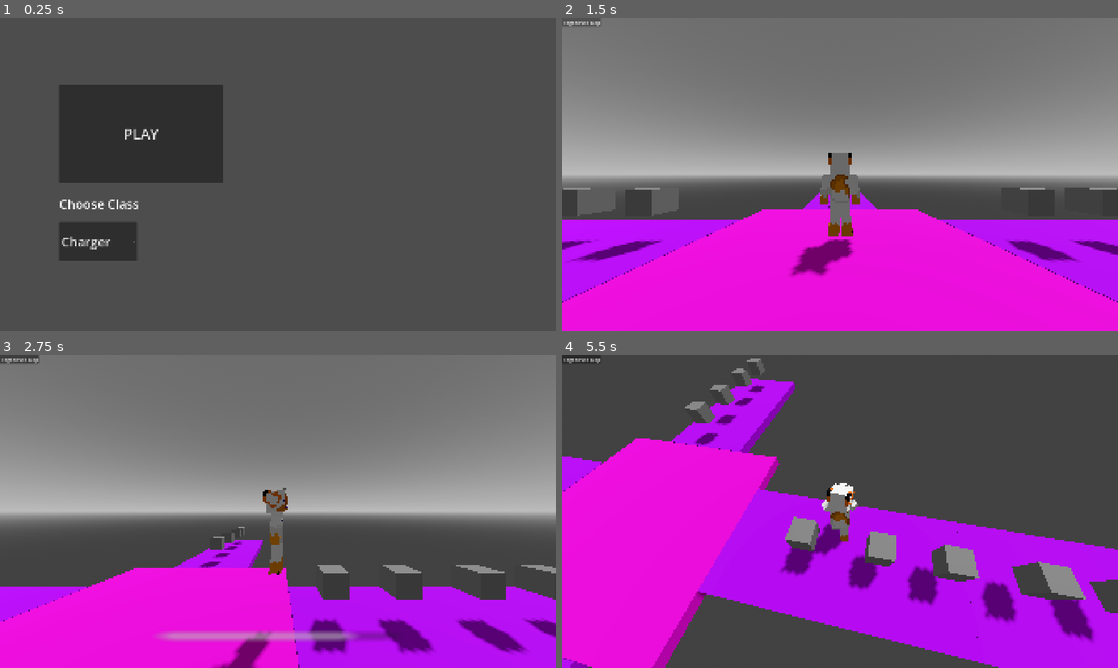
Above: before the commit, frames 1-4 (two rows, left to right).
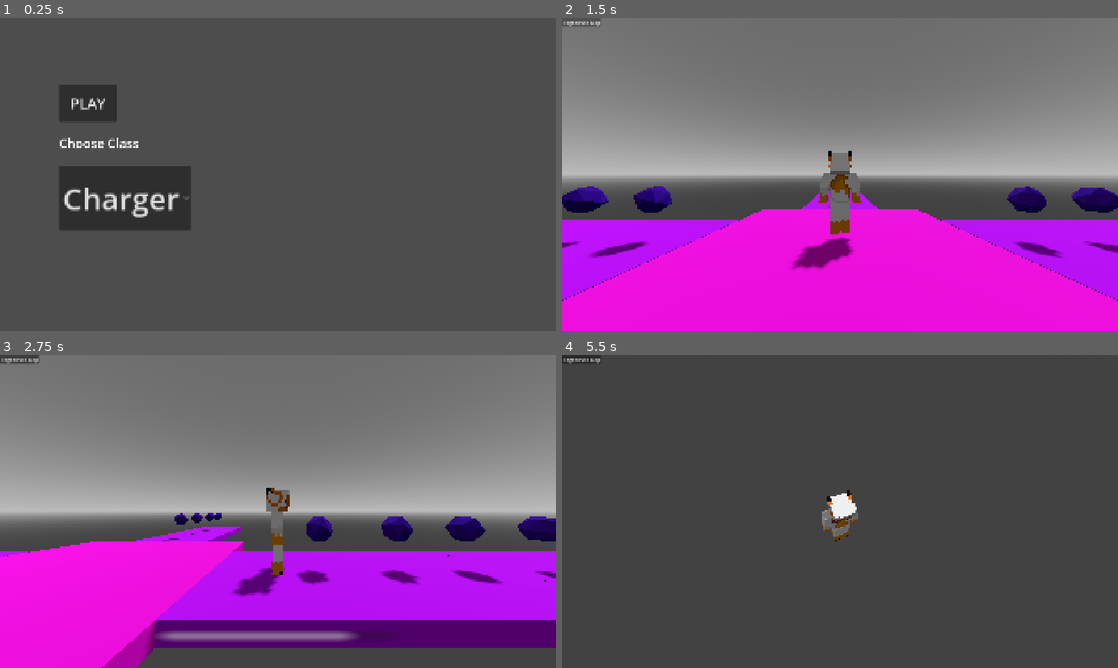
Above: after the commit, the same moments.

Repository: RayTK09/NullscapeFadingWorld
Game: Godot game, scene res://scenes/menu.tscn
The game is run twice, just before and just after one commit, with the same random seed, the same clock (stepped at 60 frames per second) and the same inputs.
Inputs (mouse positions are in pixels of both pictures, inside the frame that each line leads up to):
- Up to frame 1 (0.25 s): no input
- Up to frame 2 (1.5 s): click "PLAY" at 0.5 s; click "Regenerate Map" at 1.25 s
- Up to frame 3 (2.75 s): tap Enter at 2 s; move the mouse to (400, 495) at 2.02 s; hold D (Right) from 2.03 s (still down); hold E (Ability) from 2.03 s (still down); click (400, 495) at 2.17 s; tap Space (Jump) at 2.27 s
- Up to frame 4 (5.5 s): move the mouse to (728, 527) at 2.77 s; release D (Right) at 2.78 s; release E (Ability) at 2.78 s; hold S (Backward) 2.78-3.53 s; tap E (Ability) at 2.85, 4.55 s; tap Space (Jump) at 3.02, 4.52, 5.27 s; move the mouse to (895, 442) at 3.52 s; hold D (Right) 3.53-4.28 s; hold E (Ability) 3.53-4.28 s; tap N (unlock Mouse) at 3.6 s; move the mouse to (834, 517) at 4.27 s; hold W (Forward) from 4.28 s (still down); tap Mouse wheel up (zoomIn) at 4.35 s; move the mouse to (878, 514) at 5.02 s; hold E (Ability) from 5.03 s (still down); tap Mouse wheel down (zoomOut) at 5.1 s

The runs differ from the first frame. In frame 1, 11% of the frame differs, in the area x 10-41%, y 21-78%; in frame 2, 3.8%; in frame 3, 28%; in frame 4, 50%, in the area x 0-100%, y 1-100%.

Commit message:
added golden gifts and collapse indicators + bug fixes

Diff:
--- a/scenes/Tiles/corner_tile_left.tscn
+++ b/scenes/Tiles/corner_tile_left.tscn
@@ -3,6 +3,7 @@
 [ext_resource type="Script" uid="uid://82dqv0nxwmix" path="res://scripts/tileScripts/Tile.gd" id="1_kwor3"]
 [ext_resource type="PackedScene" uid="uid://cadmlxx4t8pmk" path="res://scenes/gifts.tscn" id="2_k37gc"]
 [ext_resource type="PackedScene" uid="uid://so4jofblx524" path="res://assets/tiles/cornerTileLeft.gltf" id="2_l2mqe"]
+[ext_resource type="PackedScene" uid="uid://n0gto10t2xj0" path="res://scenes/golden_gifts.tscn" id="3_11qbd"]
 [ext_resource type="Script" uid="uid://dj48ufyectjos" path="res://scripts/tileScripts/connectorNode.gd" id="3_clc6f"]
 [ext_resource type="ArrayMesh" uid="uid://bwdqirb4v2vxj" path="res://assets/other/new_array_mesh.tres" id="5_is7h5"]
 
@@ -65,6 +66,31 @@
 [node name="gifts7" parent="control/tileGifts" unique_id=1353893875 instance=ExtResource("2_k37gc")]
 transform = Transform3D(0.33333334, 0, 0, 0, 3.3333333, 0, 0, 0, 0.33333334, 1, 3.333, -1.2663332)
 
+[node name="goldenGifts" type="Node3D" parent="control" unique_id=1951566933]
+transform = Transform3D(-6, 0, 2.6226832e-07, 0, 0.3, 0, -5.2453663e-07, 0, -3, 0.6, 0, -1.0490733e-07)
+visible = false
+
+[node name="goldenGifts" parent="control/goldenGifts" unique_id=1343070332 instance=ExtResource("3_11qbd")]
+transform = Transform3D(0.167, 0, 0, 0, 3.333, 0, 0, 0, 0.333, 0.18330002, 3.333, 0)
+
+[node name="goldenGifts2" parent="control/goldenGifts" unique_id=870382212 instance=ExtResource("3_11qbd")]
+transform = Transform3D(0.167, 0, 0, 0, 3.3330002, 0, 0, 0, 0.333, 6.663799e-05, 3.3330002, 0)
+
+[node name="goldenGifts3" parent="control/goldenGifts" unique_id=845374594 instance=ExtResource("3_11qbd")]
+transform = Transform3D(0.167, 0, 0, 0, 3.3330002, 0, 0, 0, 0.333, -0.19980001, 3.3330002, 0)
+
+[node name="goldenGifts4" parent="control/goldenGifts" unique_id=1993873626 instance=ExtResource("3_11qbd")]
+transform = Transform3D(0.167, 0, 0, 0, 3.3330002, 0, 0, 0, 0.333, -0.39973336, 3.3330002, 0)
+
+[node name="goldenGifts5" parent="control/goldenGifts" unique_id=465052463 instance=ExtResource("3_11qbd")]
+transform = Transform3D(0.167, 0, 0, 0, 3.3330002, 0, 0, 0, 0.333, -0.39973336, 3.3330002, 0.43290004)
+
+[node name="goldenGifts6" parent="control/goldenGifts" unique_id=1867663684 instance=ExtResource("3_11qbd")]
+transform = Transform3D(0.167, 0, 0, 0, 3.3330002, 0, 0, 0, 0.333, -0.39973336, 3.3330002, 0.8658001)
+
+[node name="goldenGifts7" parent="control/goldenGifts" unique_id=31833496 instance=ExtResource("3_11qbd")]
+transform = Transform3D(0.167, 0, 0, 0, 3.3330002, 0, 0, 0, 0.333, -0.39973336, 3.3330002, 1.2654002)
+
 [node name="connectors" type="Node3D" parent="control" unique_id=2020960232]
 
 [node name="connectorNodeEnd" type="Marker3D" parent="control/connectors" unique_id=632943027]
--- a/scenes/Tiles/corner_tile_right.tscn
+++ b/scenes/Tiles/corner_tile_right.tscn
@@ -4,6 +4,7 @@
 [ext_resource type="PackedScene" uid="uid://cbbtaxw6cvmef" path="res://assets/tiles/cornerTileRight.gltf" id="2_25fy5"]
 [ext_resource type="PackedScene" uid="uid://cadmlxx4t8pmk" path="res://scenes/gifts.tscn" id="2_v8bcu"]
 [ext_resource type="Script" uid="uid://dj48ufyectjos" path="res://scripts/tileScripts/connectorNode.gd" id="3_6eaxh"]
+[ext_resource type="PackedScene" uid="uid://n0gto10t2xj0" path="res://scenes/golden_gifts.tscn" id="3_mh6xd"]
 [ext_resource type="ArrayMesh" uid="uid://bwdqirb4v2vxj" path="res://assets/other/new_array_mesh.tres" id="5_htit2"]
 
 [sub_resource type="BoxShape3D" id="BoxShape3D_v8bcu"]
@@ -65,6 +66,31 @@
 [node name="gifts7" parent="control/tileGifts" unique_id=1186003208 instance=ExtResource("2_v8bcu")]
 transform = Transform3D(0.33333334, 0, 0, 0, 3.3333333, 0, 0, 0, 0.33333334, 1, 3.3333333, 1.3000002)
 
+[node name="goldenGifts" type="Node3D" parent="control" unique_id=1951193665]
+transform = Transform3D(-2.6226832e-07, 0, -3, 0, 0.3, 0, 6, 0, -1.3113416e-07, 3, 0, 2.4)
+visible = false
+
+[node name="goldenGifts" parent="control/goldenGifts" unique_id=1343070332 instance=ExtResource("3_mh6xd")]
+transform = Transform3D(0.167, 0, 0, 0, 3.333, 0, 0, 0, 0.333, 0.25010002, 3.333, 0)
+
+[node name="goldenGifts2" parent="control/goldenGifts" unique_id=1614554739 instance=ExtResource("3_mh6xd")]
+transform = Transform3D(0.167, 0, 0, 0, 3.3330002, 0, 0, 0, 0.333, 0.05016664, 3.3330002, 0)
+
+[node name="goldenGifts3" parent="control/goldenGifts" unique_id=1827051840 instance=ExtResource("3_mh6xd")]
+transform = Transform3D(0.167, 0, 0, 0, 3.3330002, 0, 0, 0, 0.333, -0.18310001, 3.3330002, 0)
+
+[node name="goldenGifts4" parent="control/goldenGifts" unique_id=156012387 instance=ExtResource("3_mh6xd")]
+transform = Transform3D(0.167, 0, 0, 0, 3.3330002, 0, 0, 0, 0.333, -0.39973336, 3.3330002, 0)
+
+[node name="goldenGifts5" parent="control/goldenGifts" unique_id=335437794 instance=ExtResource("3_mh6xd")]
+transform = Transform3D(0.167, 0, 0, 0, 3.3330002, 0, 0, 0, 0.333, -0.39973336, 3.3330002, 0.43290004)
+
+[node name="goldenGifts6" parent="control/goldenGifts" unique_id=855865837 instance=ExtResource("3_mh6xd")]
+transform = Transform3D(0.167, 0, 0, 0, 3.3330002, 0, 0, 0, 0.333, -0.39973336, 3.3330002, 0.8658001)
+
+[node name="goldenGifts7" parent="control/goldenGifts" unique_id=1552014773 instance=ExtResource("3_mh6xd")]
+transform = Transform3D(0.167, 0, 0, 0, 3.3330002, 0, 0, 0, 0.333, -0.39973336, 3.3330002, 1.2654002)
+
 [node name="connectors" type="Node3D" parent="control" unique_id=1673980435]
 
 [node name="connectorNodeEnd" type="Marker3D" parent="control/connectors" unique_id=1415715723]
--- a/scenes/Tiles/plus.tscn
+++ b/scenes/Tiles/plus.tscn
@@ -4,6 +4,7 @@
 [ext_resource type="PackedScene" uid="uid://vbc8ilx2wh25" path="res://assets/tiles/plusTile.gltf" id="2_lrsl3"]
 [ext_resource type="Script" uid="uid://dj48ufyectjos" path="res://scripts/tileScripts/connectorNode.gd" id="3_lrsl3"]
 [ext_resource type="PackedScene" uid="uid://cadmlxx4t8pmk" path="res://scenes/gifts.tscn" id="4_gshvx"]
+[ext_resource type="PackedScene" uid="uid://n0gto10t2xj0" path="res://scenes/golden_gifts.tscn" id="5_dllo8"]
 [ext_resource type="ArrayMesh" uid="uid://bwdqirb4v2vxj" path="res://assets/other/new_array_mesh.tres" id="5_rcukl"]
 
 [sub_resource type="BoxShape3D" id="BoxShape3D_2qw5g"]
@@ -62,42 +63,98 @@
 
 [node name="gifts" parent="control/tileGifts" unique_id=1537245553 instance=ExtResource("4_gshvx")]
 transform = Transform3D(0.16666667, 0, 0, 0, 3.3333333, 0, 0, 0, 0.33333334, 0.36666667, 3.3333333, 0)
+giftType = "gift"
 
 [node name="gifts2" parent="control/tileGifts" unique_id=988343903 instance=ExtResource("4_gshvx")]
 transform = Transform3D(0.16666667, 0, 0, 0, 3.3333333, 0, 0, 0, 0.33333334, 0.13333333, 3.3333333, 0)
+giftType = "gift"
 
 [node name="gifts3" parent="control/tileGifts" unique_id=102047153 instance=ExtResource("4_gshvx")]
 transform = Transform3D(0.16666667, 0, 0, 0, 3.3333333, 0, 0, 0, 0.33333334, -0.08333333, 3.3333333, 0)
+giftType = "gift"
 
 [node name="gifts4" parent="control/tileGifts" unique_id=1378050975 instance=ExtResource("4_gshvx")]
 transform = Transform3D(0.16666667, 0, 0, 0, 3.3333333, 0, 0, 0, 0.33333334, -0.29999998, 3.3333333, 0)
+giftType = "gift"
 
 [node name="gifts5" parent="control/tileGifts" unique_id=1552820481 instance=ExtResource("4_gshvx")]
 transform = Transform3D(0.16666667, 0, 0, 0, 3.3333333, 0, 0, 0, 0.33333334, -0.49999994, 3.3333333, 0)
+giftType = "gift"
 
 [node name="gifts6" parent="control/tileGifts" unique_id=149879007 instance=ExtResource("4_gshvx")]
 transform = Transform3D(0.16666667, 0, 0, 0, 3.3333333, 0, 0, 0, 0.33333334, -0.73333323, 3.3333333, 0)
+giftType = "gift"
 
 [node name="gifts7" parent="control/tileGifts" unique_id=364035405 instance=ExtResource("4_gshvx")]
 transform = Transform3D(0.16666667, 0, -8.881784e-16, 0, 3.3333333, 0, 1.7763568e-15, 0, 0.33333334, -0.9333333, 3.3333333, 1.4210855e-14)
+giftType = "gift"
 
 [node name="gifts8" parent="control/tileGifts" unique_id=927444627 instance=ExtResource("4_gshvx")]
 transform = Transform3D(0.16666667, 0, 0, 0, 3.3333333, 0, 0, 0, 0.33333334, -0.29999992, 3.3333333, 0.43333337)
+giftType = "gift"
 
 [node name="gifts9" parent="control/tileGifts" unique_id=1246269995 instance=ExtResource("4_gshvx")]
 transform = Transform3D(0.16666667, 0, 0, 0, 3.3333333, 0, 0, 0, 0.33333334, -0.29999983, 3.3333333, 0.9333334)
+giftType = "gift"
 
 [node name="gifts10" parent="control/tileGifts" unique_id=1287734286 instance=ExtResource("4_gshvx")]
 transform = Transform3D(0.16666667, 0, -8.881784e-16, 0, 3.3333333, 0, 1.7763568e-15, 0, 0.33333334, -0.29999986, 3.3333333, 1.3)
+giftType = "gift"
 
 [node name="gifts11" parent="control/tileGifts" unique_id=976480475 instance=ExtResource("4_gshvx")]
 transform = Transform3D(0.16666667, 0, 0, 0, 3.3333333, 0, 0, 0, 0.33333334, -0.29999992, 3.3333333, -1.3000001)
+giftType = "gift"
 
 [node name="gifts12" parent="control/tileGifts" unique_id=1915701842 instance=ExtResource("4_gshvx")]
 transform = Transform3D(0.16666667, 0, 0, 0, 3.3333333, 0, 0, 0, 0.33333334, -0.29999983, 3.3333333, -0.86666673)
+giftType = "gift"
 
 [node name="gifts13" parent="control/tileGifts" unique_id=927048389 instance=ExtResource("4_gshvx")]
 transform = Transform3D(0.16666667, 0, -8.881784e-16, 0, 3.3333333, 0, 1.7763568e-15, 0, 0.33333334, -0.29999986, 3.3333333, -0.43333352)
+giftType = "gift"
+
+[node name="goldenGifts" type="Node3D" parent="control" unique_id=870861200]
+transform = Transform3D(-6, 0, 2.6226832e-07, 0, 0.3, 0, -5.2453663e-07, 0, -3, -2.4, 0, -1.5000004)
+visible = false
+
+[node name="goldenGifts" parent="control/goldenGifts" unique_id=1343070332 instance=ExtResource("5_dllo8")]
+transform = Transform3D(0.167, 0, 0, 0, 3.333, 0, 0, 0, 0.333, 0.26, 3.333, 0)
+
+[node name="goldenGifts2" parent="control/goldenGifts" unique_id=1523611801 instance=ExtResource("5_dllo8")]
+transform = Transform3D(0.167, 0, 0, 0, 3.333, 0, 0, 0, 0.333, 0.026199996, 3.333, 0)
+
+[node name="goldenGifts3" parent="control/goldenGifts" unique_id=1608304890 instance=ExtResource("5_dllo8")]
+transform = Transform3D(0.167, 0, 0, 0, 3.333, 0, 0, 0, 0.333, -0.19090001, 3.333, 0)
+
+[node name="goldenGifts4" parent="control/goldenGifts" unique_id=650161584 instance=ExtResource("5_dllo8")]
+transform = Transform3D(0.167, 0, 0, 0, 3.333, 0, 0, 0, 0.333, -0.40800002, 3.333, 0)
+
+[node name="goldenGifts8" parent="control/goldenGifts" unique_id=1794917403 instance=ExtResource("5_dllo8")]
+transform = Transform3D(0.167, 0, 0, 0, 3.333, 0, 0, 0, 0.333, -0.40800002, 3.333, -0.43290004)
+
+[node name="goldenGifts9" parent="control/goldenGifts" unique_id=1564269371 instance=ExtResource("5_dllo8")]
+transform = Transform3D(0.167, 0, 0, 0, 3.333, 0, 0, 0, 0.333, -0.40800002, 3.333, -0.8658001)
+
+[node name="goldenGifts10" parent="control/goldenGifts" unique_id=96768446 instance=ExtResource("5_dllo8")]
+transform = Transform3D(0.167, 0, 0, 0, 3.333, 0, 0, 0, 0.333, -0.40800002, 3.333, -1.2987001)
+
+[node name="goldenGifts11" parent="control/goldenGifts" unique_id=718048076 instance=ExtResource("5_dllo8")]
+transform = Transform3D(0.167, 0, 0, 0, 3.333, 0, 0, 0, 0.333, -0.40800002, 3.333, 0.43290007)
+
+[node name="goldenGifts12" parent="control/goldenGifts" unique_id=1364410255 instance=ExtResource("5_dllo8")]
+transform = Transform3D(0.167, 0, 0, 0, 3.333, 0, 0, 0, 0.333, -0.40800002, 3.333, 0.9324001)
+
+[node name="goldenGifts13" parent="control/goldenGifts" unique_id=1924313946 instance=ExtResource("5_dllo8")]
+transform = Transform3D(0.167, 0, 0, 0, 3.333, 0, 0, 0, 0.333, -0.40800002, 3.333, 1.2987001)
+
+[node name="goldenGifts5" parent="control/goldenGifts" unique_id=1174407496 instance=ExtResource("5_dllo8")]
+transform = Transform3D(0.167, 0, 0, 0, 3.333, 0, 0, 0, 0.333, -0.60840005, 3.333, 0)
+
+[node name="goldenGifts6" parent="control/goldenGifts" unique_id=1313731332 instance=ExtResource("5_dllo8")]
+transform = Transform3D(0.167, 0, 0, 0, 3.333, 0, 0, 0, 0.333, -0.84220004, 3.333, 0)
+
+[node name="goldenGifts7" parent="control/goldenGifts" unique_id=1262688680 instance=ExtResource("5_dllo8")]
+transform = Transform3D(0.167, 0, 0, 0, 3.333, 0, 0, 0, 0.333, -1.0426, 3.333, 0)
 
 [node name="GPUParticles3D" type="GPUParticles3D" parent="control" unique_id=1266593301]
 transform = Transform3D(1, 0, 0, 0, 1, 0, 0, 0, 1, 0, 0, -1.5)
--- a/scenes/Tiles/straightTile.tscn
+++ b/scenes/Tiles/straightTile.tscn
@@ -3,6 +3,7 @@
 [ext_resource type="Script" uid="uid://82dqv0nxwmix" path="res://scripts/tileScripts/Tile.gd" id="1_le08w"]
 [ext_resource type="PackedScene" uid="uid://p0gxfv2i60ex" path="res://assets/tiles/straightTile.gltf" id="2_bmdr2"]
 [ext_resource type="PackedScene" uid="uid://cadmlxx4t8pmk" path="res://scenes/gifts.tscn" id="2_ds77n"]
+[ext_resource type="PackedScene" uid="uid://n0gto10t2xj0" path="res://scenes/golden_gifts.tscn" id="3_ky3rk"]
 [ext_resource type="Script" uid="uid://dj48ufyectjos" path="res://scripts/tileScripts/connectorNode.gd" id="4_3n3u7"]
 [ext_resource type="ArrayMesh" uid="uid://bwdqirb4v2vxj" path="res://assets/other/new_array_mesh.tres" id="5_cs03i"]
 
@@ -35,15 +36,35 @@
 
 [node name="gifts" parent="control/tileGifts" unique_id=1537245553 instance=ExtResource("2_ds77n")]
 transform = Transform3D(0.16666667, 0, 0, 0, 3.3333333, 0, 0, 0, 0.33333334, 0.36666667, 3.3333333, 0)
+giftType = "gift"
 
 [node name="gifts2" parent="control/tileGifts" unique_id=1711935490 instance=ExtResource("2_ds77n")]
 transform = Transform3D(0.16666667, 0, 0, 0, 3.3333333, 0, 0, 0, 0.33333334, 0.13333333, 3.3333333, 0)
+giftType = "gift"
 
 [node name="gifts3" parent="control/tileGifts" unique_id=1329220183 instance=ExtResource("2_ds77n")]
 transform = Transform3D(0.16666667, 0, 0, 0, 3.3333333, 0, 0, 0, 0.33333334, -0.13333333, 3.3333333, 0)
+giftType = "gift"
 
 [node name="gifts4" parent="control/tileGifts" unique_id=1879347988 instance=ExtResource("2_ds77n")]
 transform = Transform3D(0.16666667, 0, 0, 0, 3.3333333, 0, 0, 0, 0.33333334, -0.36666662, 3.3333333, 0)
+giftType = "gift"
+
+[node name="goldenGifts" type="Node3D" parent="control" unique_id=738092305]
+transform = Transform3D(6, 0, 0, 0, 0.3, 0, 0, 0, 3, 0, 0, 0)
+visible = false
+
+[node name="goldenGifts" parent="control/goldenGifts" unique_id=1343070332 instance=ExtResource("3_ky3rk")]
+transform = Transform3D(0.167, 0, 0, 0, 3.333, 0, 0, 0, 0.333, 0.367, 3.333, 0)
+
+[node name="goldenGifts2" parent="control/goldenGifts" unique_id=412613933 instance=ExtResource("3_ky3rk")]
+transform = Transform3D(0.167, 0, 0, 0, 3.3330002, 0, 0, 0, 0.333, 0.13366663, 3.3330002, 0)
+
+[node name="goldenGifts3" parent="control/goldenGifts" unique_id=1041155421 instance=ExtResource("3_ky3rk")]
+transform = Transform3D(0.167, 0, 0, 0, 3.3330002, 0, 0, 0, 0.333, -0.13300002, 3.3330002, 0)
+
+[node name="goldenGifts4" parent="control/goldenGifts" unique_id=133878548 instance=ExtResource("3_ky3rk")]
+transform = Transform3D(0.167, 0, 0, 0, 3.3330002, 0, 0, 0, 0.333, -0.36633337, 3.3330002, 0)
 
 [node name="connectors" type="Node3D" parent="control" unique_id=2107940496]
 
@@ -62,6 +83,5 @@
 explosiveness = 0.05
 randomness = 1.0
 fixed_fps = 0
-visibility_aabb = AABB(-54, -54, -54, 100, 100, 100)
 process_material = SubResource("ParticleProcessMaterial_cs03i")
 draw_pass_1 = ExtResource("5_cs03i")
--- a/scenes/gifts.tscn
+++ b/scenes/gifts.tscn
@@ -1,8 +1,7 @@
 [gd_scene format=3 uid="uid://cadmlxx4t8pmk"]
 
 [ext_resource type="Script" uid="uid://dlf0jamcqfwjx" path="res://scripts/tileScripts/gifts.gd" id="1_k2biq"]
-
-[sub_resource type="BoxMesh" id="BoxMesh_78ya6"]
+[ext_resource type="PackedScene" uid="uid://ccxqyyihyem8d" path="res://assets/morbs/hope.gltf" id="2_x4ge6"]
 
 [sub_resource type="BoxShape3D" id="BoxShape3D_2qw5g"]
 
@@ -12,8 +11,8 @@
 [node name="control" type="Node3D" parent="." unique_id=1780919408]
 transform = Transform3D(0.5, 0, 0, 0, 0.5, 0, 0, 0, 0.5, 0, 0, 0)
 
-[node name="MeshInstance3D" type="MeshInstance3D" parent="control" unique_id=961427540]
-mesh = SubResource("BoxMesh_78ya6")
+[node name="blockbench_export" parent="control" unique_id=1655331622 instance=ExtResource("2_x4ge6")]
+transform = Transform3D(3, 0, 0, 0, 3, 0, 0, 0, 3, 0, 0, 0)
 
 [node name="Area3D" type="Area3D" parent="control" unique_id=1552779513]
 collision_layer = 0
@@ -21,5 +20,3 @@
 
 [node name="CollisionShape3D" type="CollisionShape3D" parent="control/Area3D" unique_id=406281964]
 shape = SubResource("BoxShape3D_2qw5g")
-
-[connection signal="body_entered" from="control/Area3D" to="." method="_on_area_3d_body_entered"]
--- /dev/null
+++ b/scenes/golden_gifts.tscn
@@ -0,0 +1,23 @@
+[gd_scene format=3 uid="uid://n0gto10t2xj0"]
+
+[ext_resource type="PackedScene" uid="uid://c6e3jqr5oakco" path="res://assets/morbs/fleetingFate.gltf" id="1_uomfh"]
+[ext_resource type="Script" uid="uid://dlf0jamcqfwjx" path="res://scripts/tileScripts/gifts.gd" id="1_yj0ip"]
+
+[sub_resource type="BoxShape3D" id="BoxShape3D_yj0ip"]
+
+[node name="goldenGifts" type="Node3D" unique_id=1343070332]
+script = ExtResource("1_yj0ip")
+giftType = "goldenGift"
+
+[node name="control" type="Node3D" parent="." unique_id=360802296]
+transform = Transform3D(0.5, 0, 0, 0, 0.5, 0, 0, 0, 0.5, 0, 0, 0)
+
+[node name="Area3D" type="Area3D" parent="control" unique_id=2081997647]
+collision_layer = 0
+collision_mask = 4
+
+[node name="CollisionShape3D" type="CollisionShape3D" parent="control/Area3D" unique_id=1827400980]
+shape = SubResource("BoxShape3D_yj0ip")
+
+[node name="blockbench_export" parent="control" unique_id=645407090 instance=ExtResource("1_uomfh")]
+transform = Transform3D(2.19, 0, 0, 0, 2.19, 0, 0, 0, 2.19, 0, 0, 0)
--- a/scenes/menu.tscn
+++ b/scenes/menu.tscn
@@ -18,18 +18,19 @@
 layout_mode = 0
 offset_left = 204.0
 offset_top = 229.0
-offset_right = 771.93506
-offset_bottom = 568.0
+offset_right = 404.0
+offset_bottom = 359.0
 theme_override_font_sizes/font_size = 50
 text = "PLAY"
 
 [node name="OptionButton" type="OptionButton" parent="Control" unique_id=2012207828]
 layout_mode = 0
 offset_left = 204.0
-offset_top = 704.0
+offset_top = 510.99994
 offset_right = 474.0
-offset_bottom = 839.0
-theme_override_font_sizes/font_size = 44
+offset_bottom = 645.99994
+scale = Vector2(1.6378342, 1.6445677)
+theme_override_font_sizes/font_size = 64
 selected = 0
 item_count = 2
 popup/item_0/text = "Charger"
@@ -39,9 +40,9 @@
 
 [node name="Label" type="Label" parent="." unique_id=1238568777]
 offset_left = 204.0
-offset_top = 611.0
+offset_top = 401.0
 offset_right = 480.0
-offset_bottom = 672.0
+offset_bottom = 462.0
 text = "Choose Class"
 label_settings = SubResource("LabelSettings_2qw5g")
 
--- a/scripts/global.gd
+++ b/scripts/global.gd
@@ -7,3 +7,5 @@
 @export var currentLevel : int = 1
 @export var collectedGifts : int = 0
 @export var chooseClass : int = 0
+@export var goldenGiftsCollected := 0
+@export var collaseStarted := false
--- a/scripts/playerScripts/Player.gd
+++ b/scripts/playerScripts/Player.gd
@@ -171,8 +171,8 @@
 				maxSpeed = DEFAULTSPEED
 				setVelocityLatch = false
 
-			#print(maxSpeed)
-			#print(airAcceleration)
+			#print(velocity)
+			#print(acceleration)
 
 			#AIR CONTROL
 			#disable air control during dive
@@ -199,10 +199,14 @@
 #set our last velocity is to the max velocity while in air
 func _setVelocityLimit(currentVelocityX, currentVelocityZ) -> float:
 	var newMaxSpeed = sqrt((currentVelocityX * currentVelocityX) + (currentVelocityZ * currentVelocityZ))
+	if newMaxSpeed < maxSpeed:
+		newMaxSpeed = maxSpeed
 	return newMaxSpeed
 
 func _setAcceleration(currentVelocityX, currentVelocityZ) -> float:
 	var newAcceleration = sqrt((currentVelocityX * currentVelocityX) + (currentVelocityZ * currentVelocityZ))
+	if newAcceleration < airAcceleration:
+		newAcceleration = airAcceleration
 	return newAcceleration / 2
 
 
@@ -211,4 +215,6 @@
 
 
 func _on_button_pressed() -> void:
+	globals.goldenGiftsCollected = 0
+	globals.collaseStarted = false
 	get_tree().reload_current_scene()
--- a/scripts/playerScripts/playerClass.gd
+++ b/scripts/playerScripts/playerClass.gd
@@ -30,12 +30,12 @@
 		diverJumped = false
 
 	#holy this is hard to work with
-	if Input.is_action_pressed("Ability") and !player.stop and abilityTimer.is_stopped():
+	if Input.is_action_pressed("Ability") and !player.stop:
 		match player.playerClass:
 			classType.CHARGER:
-				if player.is_on_floor():
+				if player.is_on_floor() and abilityTimer.is_stopped():
 					player.maxSpeed = 15
-					player.accelerationMod = 30
+					player.accelerationMod = 40
 					player.setAnimation = player.state.CHARGE
 					isCharging = true
 					player.velocity.x = move_toward(player.velocity.x, player.maxSpeed * player.lastDir.x, delta * player.accelerationMod)
@@ -53,12 +53,15 @@
 
 					if Input.is_action_just_pressed("Jump"):
 						abilityTimer.start()
+				elif !player.is_on_floor() and !isCharging:
+					player.velocity.y = -15
 
 			classType.DIVER:
-				if !hasDived and player.velocity:
+				if !hasDived and player.velocity.abs().x > 0.5 or !hasDived and player.velocity.abs().z > 0.5:
 					player.speedMultiplier = 2.4
 					setDiverVelocity = player.maxSpeed * player.speedMultiplier
-					player.velocity = player.velocity.normalized() * Vector3(setDiverVelocity, 0, setDiverVelocity)
+					print(setDiverVelocity)
+					player.velocity = player.direction * Vector3(setDiverVelocity, 0, setDiverVelocity)
 					player.targetAngle = Vector3.FORWARD.signed_angle_to(player.velocity, Vector3.UP)
 					player.velocity.y += 2
 					player.accelerationMod = 20
@@ -69,10 +72,15 @@
 					player.defaultCollision.disabled = true
 					player.slideCollision.disabled = false
 
+					await get_tree().physics_frame
 					if player.velocity.x > 6:
 						player.velocity.x = 6
+					if player.velocity.x < -6:
+						player.velocity.x = -6
 					if player.velocity.z > 6:
 						player.velocity.z = 6
+					if player.velocity.z < -6:
+						player.velocity.z = -6
 	else:
 		match  player.playerClass:
 			classType.CHARGER:
--- a/scripts/spawn.gd
+++ b/scripts/spawn.gd
@@ -18,7 +18,7 @@
 
 @export var player : player
 
-var tileLimit : int = 3
+var tileLimit : int = 2
 var tileTypes : Array
 var rng = RandomNumberGenerator.new()
 var maxGifts : int = 0
@@ -33,7 +33,7 @@
 # Called when the node enters the scene tree for the first time.
 func _ready() -> void:
 	#AHHHHHHHH THIS TOOK WAY TOO LONG TO FIGURE OUT
-	tileLimit *= globals.currentLevel
+	tileLimit **= globals.currentLevel
 	globals.collectedGifts = 0
 	maxGifts = 0
 	spawners = [tileStart1, tileStart2, tileStart3, tileStart4]
@@ -60,6 +60,7 @@
 	if collapseStart and !collapseOneTile:
 		collapse()
 		collapseOneTile = true
+		globals.collaseStarted = true
 
 
 
@@ -123,7 +124,8 @@
 
 func collapse():
 	#this was a stupid easy fix. why.
-	await get_tree().physics_frame
+	if is_inside_tree():
+		await get_tree().physics_frame
 	var getTiles := [spawners[0].get_children(), spawners[1].get_children(), spawners[2].get_children(), spawners[3].get_children()]
 	#note to self: if you want to get the amount of objects in an array, use SIZE() not MAX(), idiot.
 	print("collapse")
@@ -182,6 +184,7 @@
 
 func _on_to_lobby_timeout() -> void:
 	globals.currentLevel += 1
+	globals.collaseStarted = false
 	get_tree().reload_current_scene()
 
 
--- a/scripts/tileScripts/Tile.gd
+++ b/scripts/tileScripts/Tile.gd
@@ -2,12 +2,14 @@
 
 signal collapsed
 
+@onready var globals : global = get_node("/root/Global")
 @onready var connectors := $control/connectors.get_children()
 @onready var Collision := $control/Area3D
 @onready var checkCollision := $control/Area3D
 @onready var particle1 := $control/GPUParticles3D
 @onready var particle2 := $control/GPUParticles3D2
 @onready var particle3 := $control/GPUParticles3D3
+@onready var goldenGifts := $control/goldenGifts
 
 @export var giftAmount : int = 0
 @export var type : String
@@ -15,6 +17,7 @@
 var rng = RandomNumberGenerator.new()
 var collapseTimer
 var startDestruction := false
+var latch := false
 
 
 func _ready() -> void:
@@ -39,3 +42,7 @@
 		await collapseTimer.timeout
 		queue_free()
 		collapsed.emit()
+
+	if globals.collaseStarted and !latch and goldenGifts != null:
+		goldenGifts.visible = true
+		latch = true
--- a/scripts/tileScripts/gifts.gd
+++ b/scripts/tileScripts/gifts.gd
@@ -1,9 +1,21 @@
 extends Node3D
 
 @onready var globals : global = get_node("/root/Global")
+@onready var mesh := $control/blockbench_export
+@onready var getCollisions := $control/Area3D
 
+@export var giftType : String = "gift"
 
-func _on_area_3d_body_entered(body: Node3D) -> void:
-	queue_free()
-	print("gift collected!")
-	globals.collectedGifts += 1
+func _process(delta: float) -> void:
+	mesh.rotate_object_local(Vector3(1, 0, 0), lerp(rotation.x, randf(), 0.05))
+	mesh.rotate_object_local(Vector3(0, 1, 0), lerp(rotation.y, randf(), 0.05))
+	mesh.rotate_object_local(Vector3(0, 0, 1), lerp(rotation.z, randf(), 0.05))
+	if getCollisions.get_overlapping_bodies().size() >= 1:
+		if giftType == "gift":
+			print("gift collected!")
+			globals.collectedGifts += 1
+			queue_free()
+		elif is_visible_in_tree():
+			print("golden gift collected!")
+			globals.goldenGiftsCollected += 1
+			queue_free()
Not shown, added: assets/morbs/fleetingFate.gltf
Not shown, added: assets/morbs/fleetingFate.gltf.import
Binary file added: assets/morbs/fleetingFate_0.png
Not shown, added: assets/morbs/fleetingFate_0.png.import
Not shown, added: assets/morbs/hope.gltf
Not shown, added: assets/morbs/hope.gltf.import
Binary file added: assets/morbs/hope_0.png
Not shown, added: assets/morbs/hope_0.png.import
Not shown, added: assets/other/collapseParticle.gltf
Not shown, added: assets/other/collapseParticle.gltf.import
Not shown, changed: assets/tiles/cornerTileLeft.gltf
Binary file changed: assets/tiles/cornerTileLeft_0.png
(and 12 more such lines)
